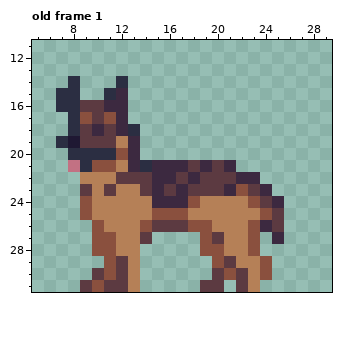
One commit to this pixel-art file: Assets/Guards/Dog.ase. Above: the version before the commit.
32x32 pixels, 9 frames. Shown: old frame 1: x 5..29, y 11..31. The commit also changed other frames, which this record leaves out.
The result:
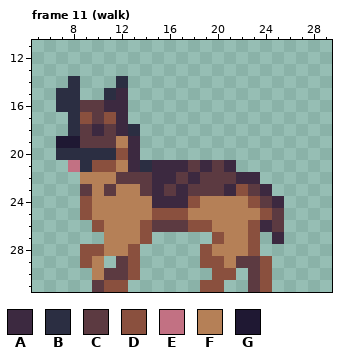
Palette (. is transparent): A #3c2940  B #2b2e42  C #5c3a41  D #8a503e  E #c27183  F #b58057  G #1f1833
A new or re-ordered frame is compared with the old frame closest to it.
Diff:
frames 9 -> 13
Frame 11 (walk) is new; against old frame 1, layers "Layer 1", "Body":
There is now colour B in row 20 at x 7.
The edit turns colour D into colour C in row 30 at x 11; in row 31 at x 10.
The edit turns colour F into colour C in row 29 at x 22 to 23; in rows 30 to 31 at x 23.
There is now colour D in row 28 at x 9; in row 29 at x 9 and 19; in row 31 at x 24.
The edit turns colour C into colour D in row 27 at x 14 and 20; in row 30 at x 20; in row 31 at x 11 to 12 and 19 to 20.
The edit turns colour F into colour D in rows 28 to 30 at x 13.
There is now colour F in row 29 at x 10.
The edit turns colour C into colour F in row 29 at x 21; in row 30 at x 10.
The edit turns colour D into colour F in row 27 at x 11; in row 28 at x 11 and 20.
The edit turns colour B into colour G in row 19 at x 7.
The edit erases colour C in row 30 at x 22; in row 31 at x 9 and 22.
The edit erases colour D in row 27 at x 10 and 19; in row 29 at x 11.
The edit erases colour F in row 31 at x 13.
Pixel boxes of the changes (left, top, right, bottom) in both pictures:
changed: (56, 136, 68, 160)
changed: (80, 232, 272, 292)
